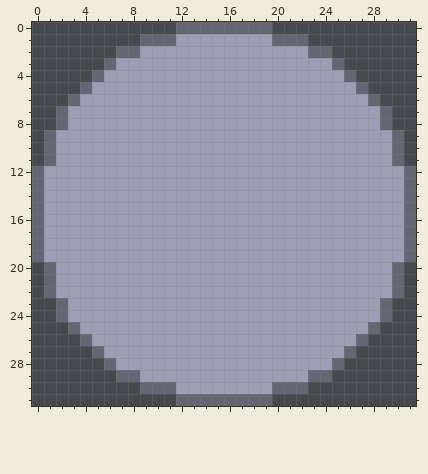
A pixel-art file gets an edit: art/planets/small.ase. Above is the file before it was changed.
32x32 pixels, 1 frame.
Now the later version:
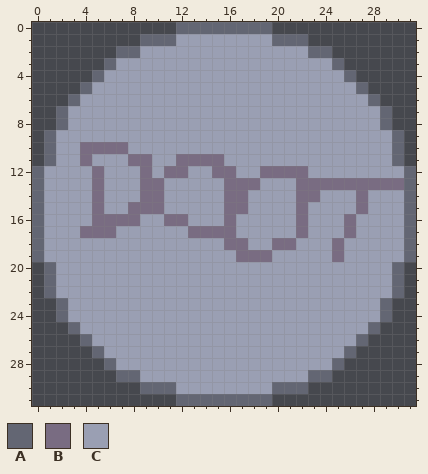
Palette (. is transparent): A #636673  B #796c82  C #9a9fb3
Difference:
y 10: x 4..7 CCCC -> BBBB
y 11: x 4 C -> B; x 8..9 CC -> BB; x 12..15 CCCC -> BBBB
y 12: x 5 C -> B; x 9 C -> B; x 11..12 CC -> BB; x 15..16 CC -> BB; x 19..22 CCCC -> BBBB
y 13: x 5 C -> B; x 9..10 CC -> BB; x 16..18 CCC -> BBB; x 22..30 CCCCCCCCC -> BBBBBBBBB
y 14: x 5 C -> B; x 9..10 CC -> BB; x 16..17 CC -> BB; x 22..23 CC -> BB; x 27 C -> B
y 15: x 5 C -> B; x 8..10 CCC -> BBB; x 16..17 CC -> BB; x 22 C -> B; x 27 C -> B
y 16: x 5..8 CCCC -> BBBB; x 11..12 CC -> BB; x 16 C -> B; x 22 C -> B; x 26 C -> B
y 17: x 4..6 CCC -> BBB; x 13..16 CCCC -> BBBB; x 22 C -> B; x 26 C -> B
y 18: x 16..17 CC -> BB; x 20..21 CC -> BB; x 25 C -> B
y 19: x 17..19 CCC -> BBB; x 25 C -> B
Boxes around the changes in both pictures, in picture pixels (x1, y1, x2, y2):
changed: (80, 142, 404, 262)
